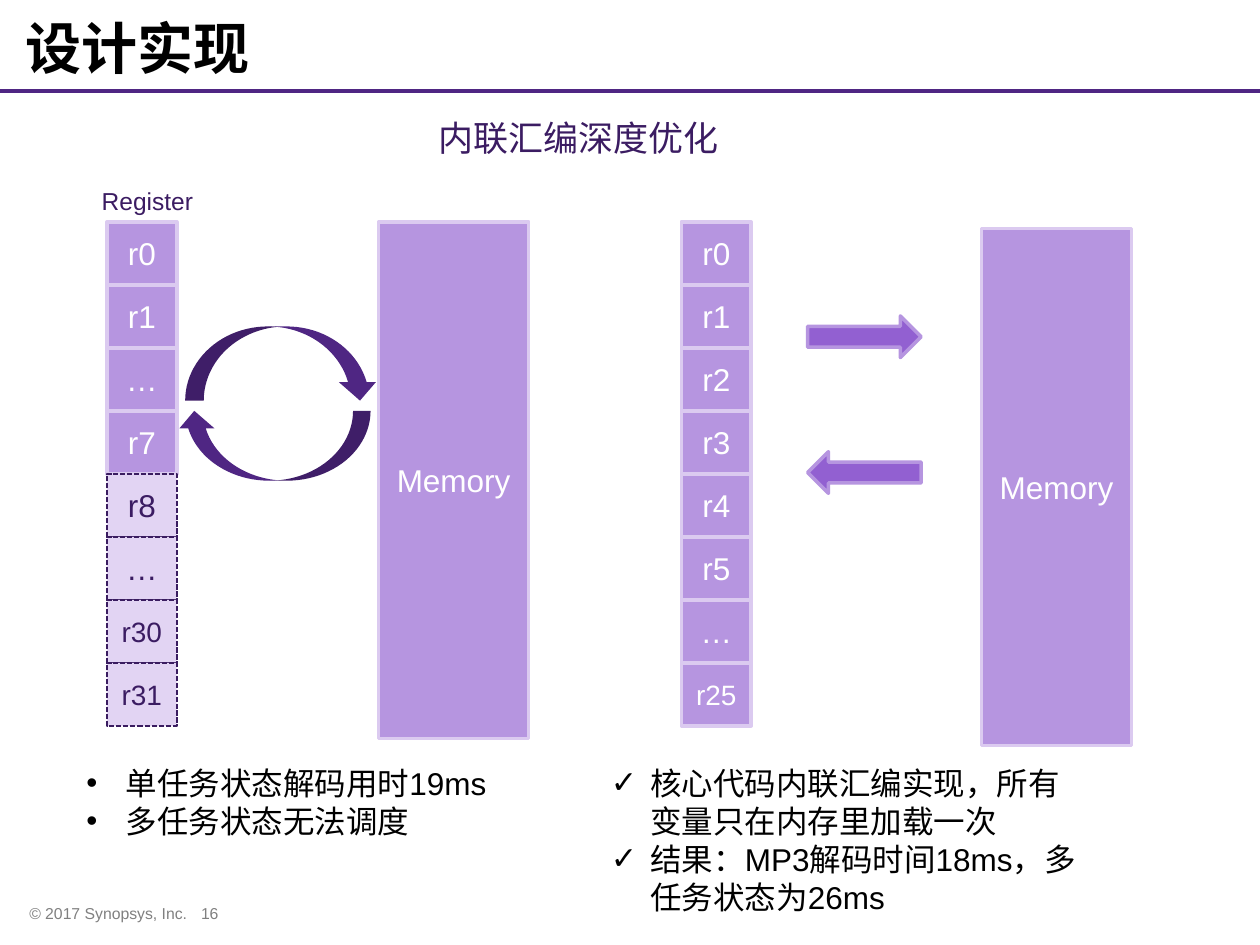
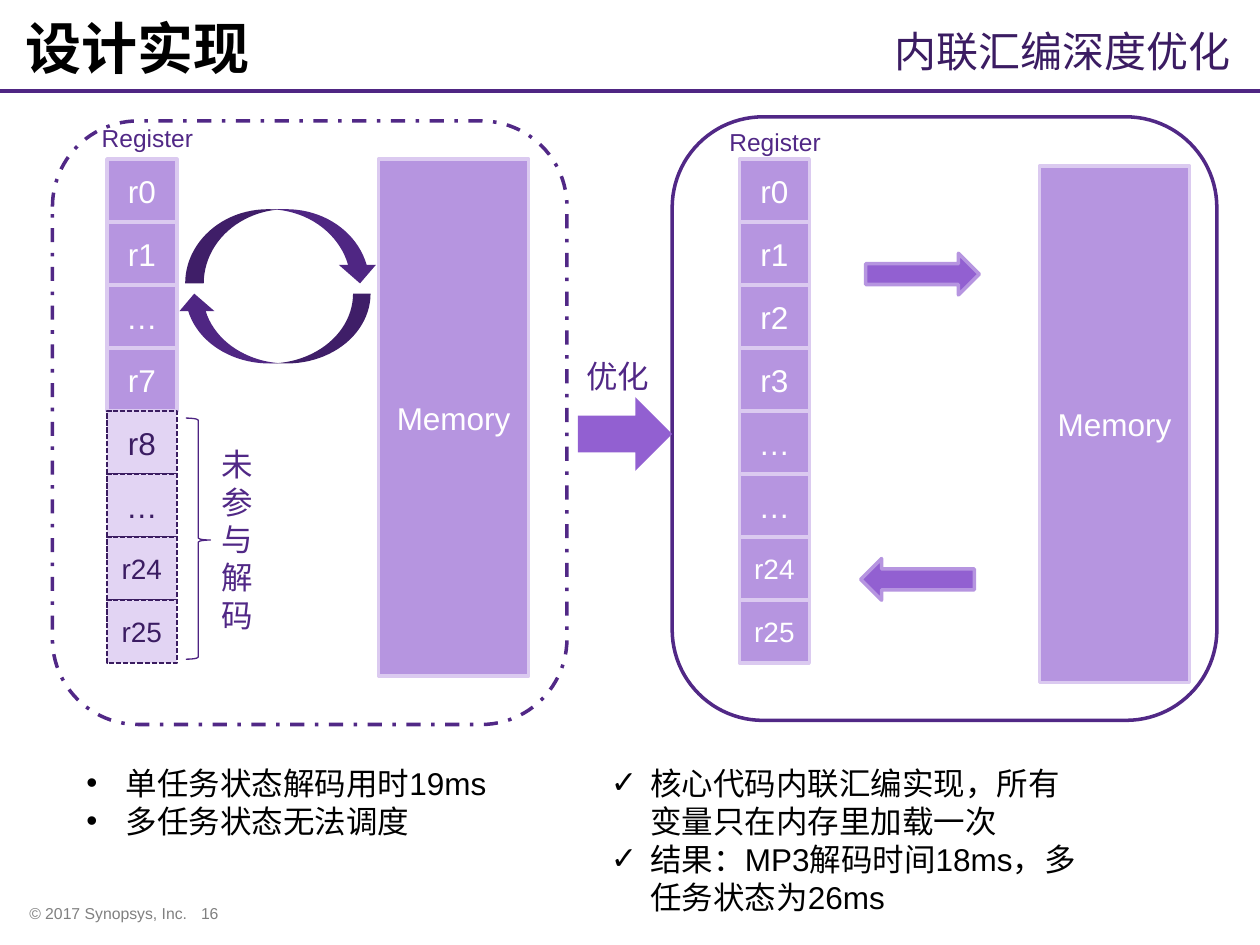
Before and after one commit to whutddk/iRhythm, a slide deck: slide 16 of doc/Synopsys ARC杯电子设计竞赛作品展示模板.pptx. Drawn at 1260x945 pixels with LibreOffice and Linux fonts; fonts in the diff are those of the drawing; background and template pictures are left out. Boxes give left, top, right and bottom in pixels: in the first picture for what was removed or moved away, otherwise in the second. Text is boxed around its words. In the diff, an @@ line names an element or a change of style, - is before the commit and + after.

```diff
--- a/doc/Synopsys ARC杯电子设计竞赛作品展示模板.pptx
+++ b/doc/Synopsys ARC杯电子设计竞赛作品展示模板.pptx
@@ text "内联汇编深度优化": place and size @@
-text "内联汇编深度优化" at [439,121,719,154]
+text "内联汇编深度优化" at [894,31,1230,71]
@@ text "内联汇编深度优化" at [894,31,1230,71]: size 20 to 24 pt @@
@@ text "Register" at [102,127,193,152]: text colour #3B1D62 to #512886 @@
@@ rounded rectangle added at [672,117,1216,721], outline #512886 2 pt @@
@@ rounded rectangle added at [53,121,567,724], outline #512886 2 pt dashed @@
@@ text added at [729,133,820,156], 14 pt, text #512886 @@
+Register
@@ curved down arrow: place and size @@
-curved down arrow at [185,326,378,401]
+curved down arrow at [185,209,378,284]
@@ curved up arrow: place and size @@
-curved up arrow at [176,411,370,480]
+curved up arrow at [176,294,370,363]
@@ text added at [586,361,649,391], 18 pt, text #512886 @@
+优化
@@ left brace added at [186,418,212,659], outline #4D2382 0.75 pt @@
@@ right arrow added at [578,397,673,470], fill #9260D1 @@
@@ 7 rectangles, 1 right arrow: place and size @@
-7 rectangles, 1 right arrow at [682,222,1131,746]
+7 rectangles, 1 right arrow at [740,159,1189,683]
@@ text added at [222,449,254,630], 18 pt, text #512886 @@
+未参与解码
@@ rectangle "…": place and size @@
-rectangle "…" at [682,600,751,663]
+rectangle "…" at [740,474,809,537]
@@ text in rectangle at [702,495,730,517]: text changed @@
-r4
+…
@@ rectangle removed at [682,537,751,600] @@
-r5
@@ rectangle added at [740,537,809,600], fill #B695E0, outline #DBCAF0 2 pt, 16 pt, text #FFFFFF @@
+r24
@@ text in rectangle at [122,559,162,579]: text changed @@
-r30
+r24
@@ right arrow: place and size @@
-right arrow at [808,451,921,493]
+right arrow at [861,558,974,600]
@@ 9 rectangles, 1 text: place and size @@
-9 rectangles, 1 text at [102,192,528,738]
+9 rectangles, 1 text at [102,127,528,675]
@@ text in rectangle at [122,622,162,643]: text changed @@
-r31
+r25
```
Also in this commit, not shown: 12 other slides changed, 1 other file.
